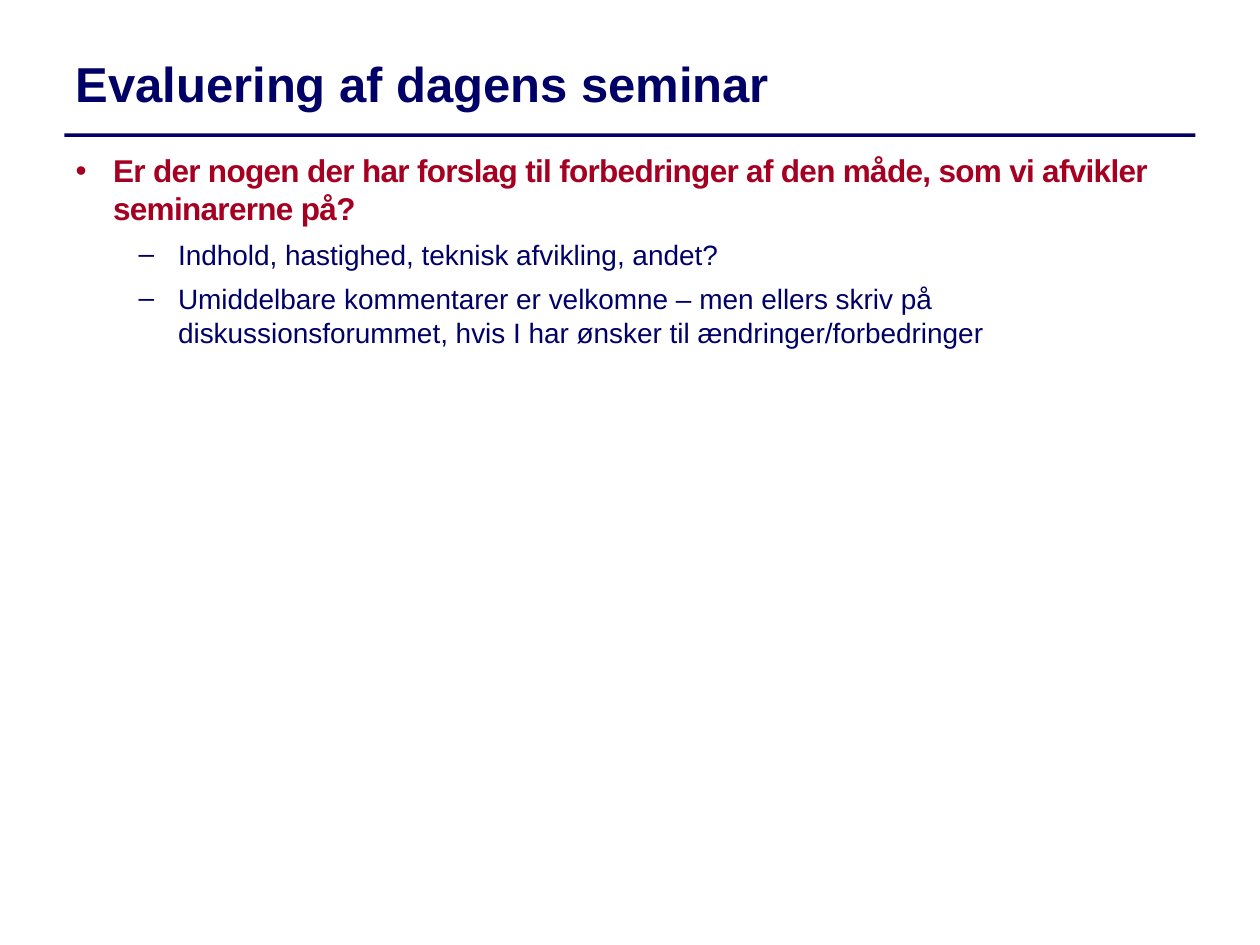
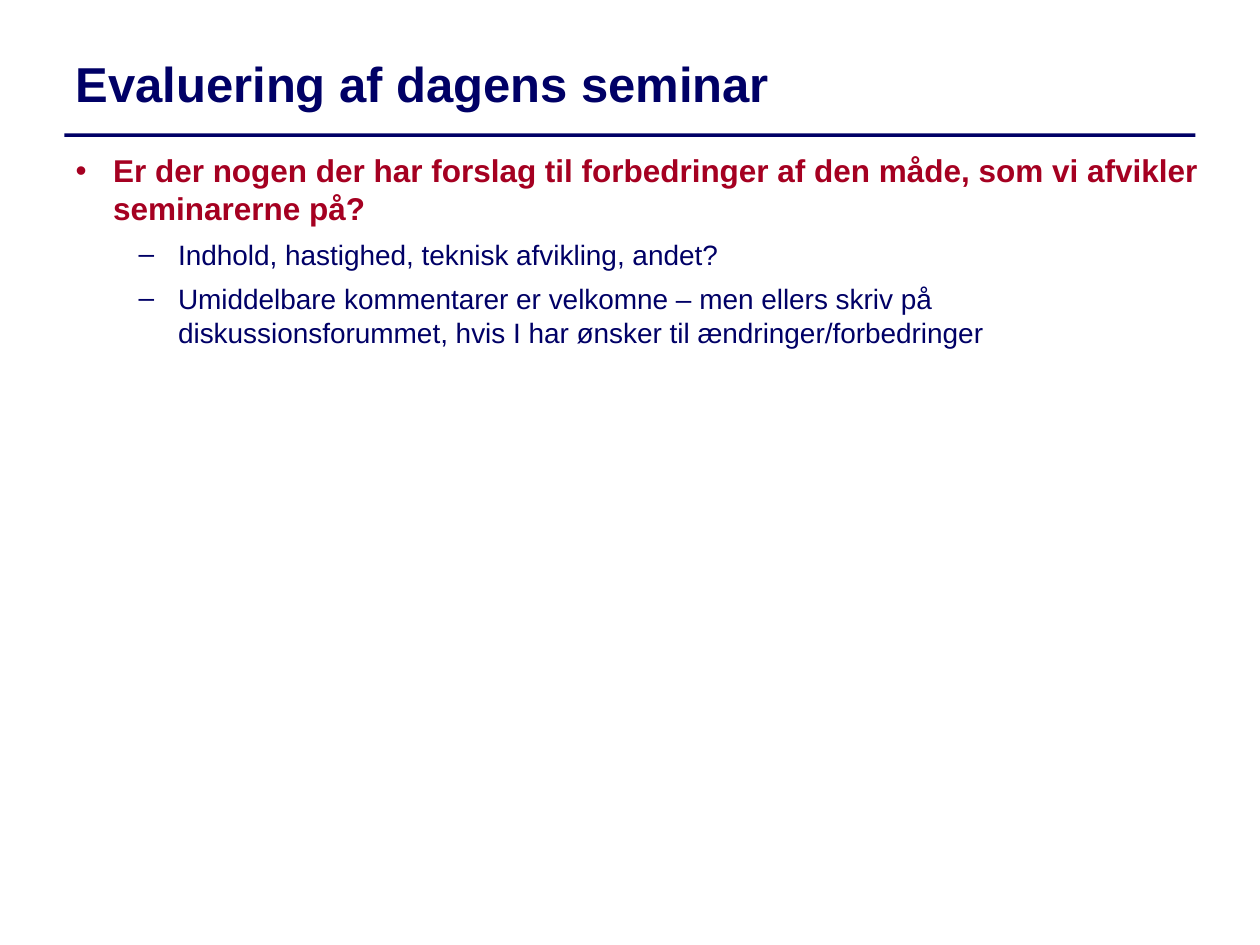
Before and after one commit to IntProgAU/Materiale, a slide deck: slide 11 of web/g25/status/Status1.pptx (slide 10 before the commit). Drawn at 1260x945 pixels with LibreOffice and Linux fonts; fonts in the diff are those of the drawing. Boxes give left, top, right and bottom in pixels: in the first picture for what was removed or moved away, otherwise in the second. Text is boxed around its words. In the diff, an @@ line names an element or a change of style, - is before the commit and + after.

```diff
--- a/web/g25/status/Status1.pptx
+++ b/web/g25/status/Status1.pptx
@@ text at box(113, 157, 1197, 226): letter spacing -0.4 to 0 pt in "Er der nogen der har forslag til ..." @@
```
Also in this commit, not shown: 8 other slides changed, 1 slide added.
